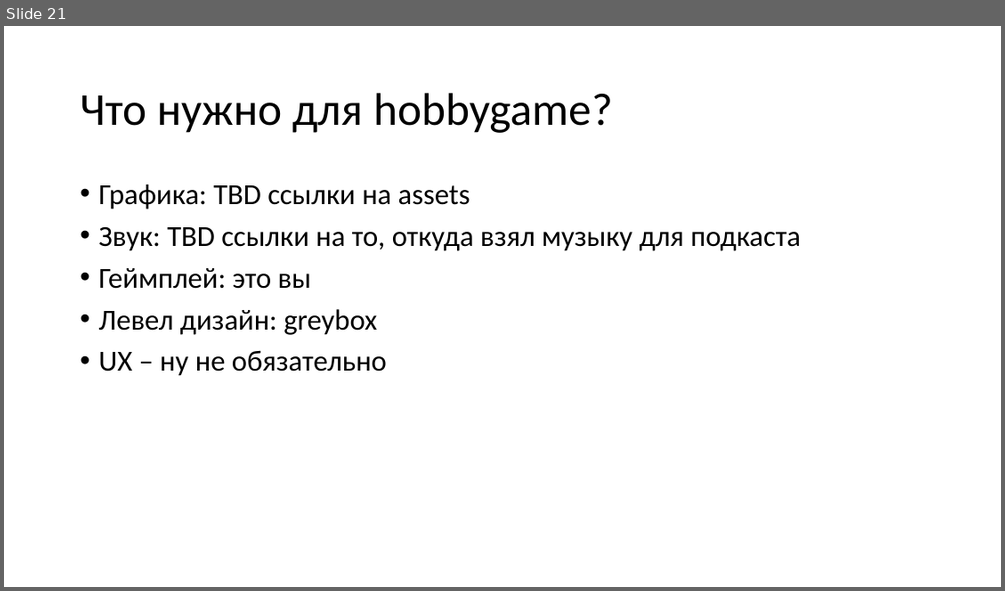
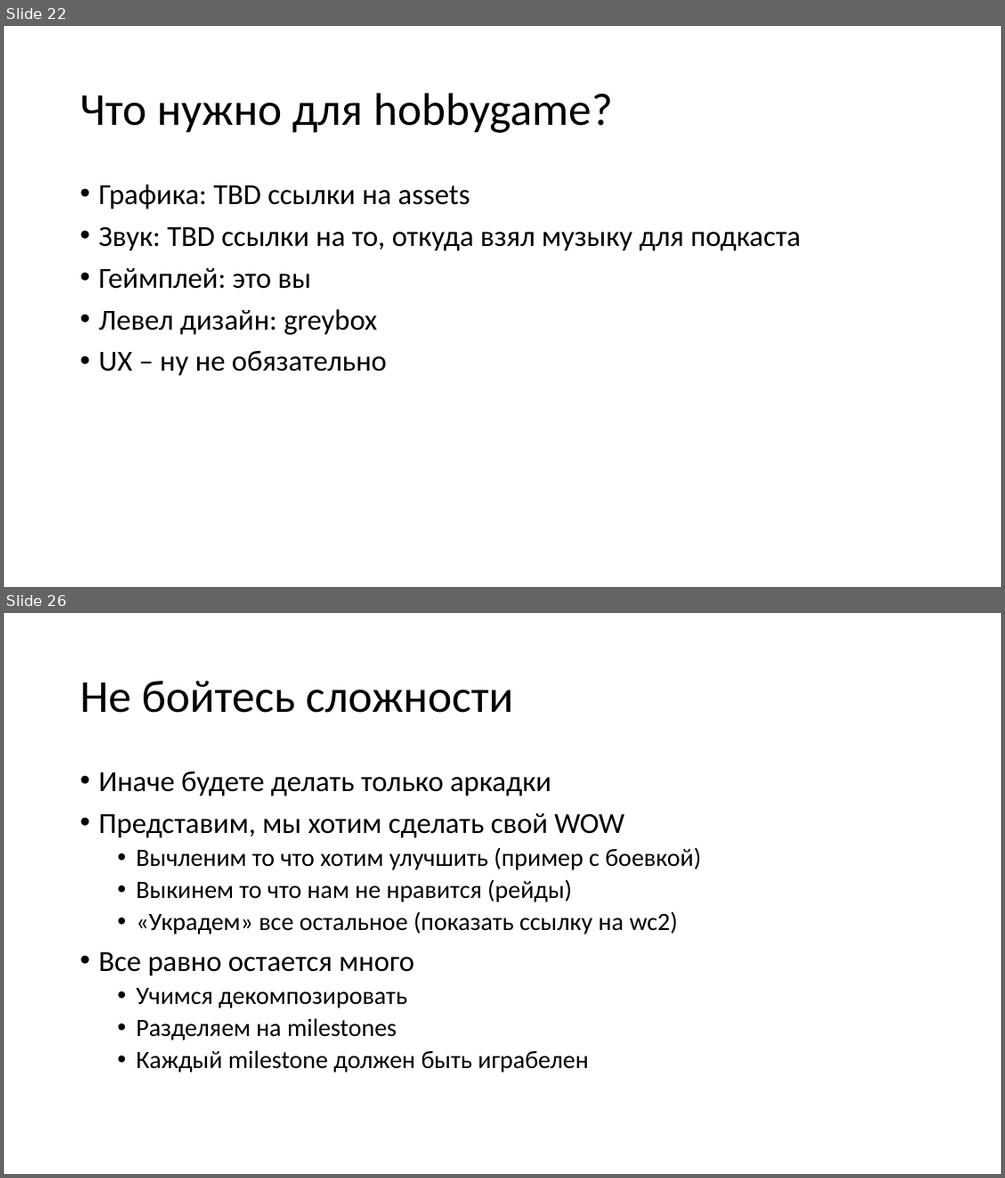
Before and after one commit to kugushev/presentations, a slide deck: 2020_GameDev-As-Hobby/Presentation.pptx. Shown one above the other, each under a label of ours: slide 21 before the commit, slides 22 and 26 after it; the slides between them are not shown. The pictures are 1005x591 and 1005x1178 pixels, drawn with LibreOffice and Linux fonts; fonts in the diff are those of the drawing. Boxes give left, top, right and bottom in pixels: in the first picture for what was removed or moved away, otherwise in the second. Text is boxed around its words. In the diff, an @@ line names an element or a change of style, - is before the commit and + after.

```diff
--- a/2020_GameDev-As-Hobby/Presentation.pptx
+++ b/2020_GameDev-As-Hobby/Presentation.pptx
@@ slide 26 added at [4, 613, 1001, 1174], background #FFFFFF @@
@@ title added at [80, 681, 513, 713], 44 pt, text #000000 @@
+Не бойтесь сложности
@@ text added at [98, 771, 701, 1072], 24 pt, text #000000 @@
+• Иначе будете делать только аркадки
+• Представим, мы хотим сделать свой WOW
+  • Вычленим то что хотим улучшить (пример с боевкой)
+  • Выкинем то что нам не нравится (рейды)
+  • «Украдем» все остальное (показать ссылку на wc2)
+• Все равно остается много
+  • Учимся декомпозировать
+  • Разделяем на milestones
+  • Каждый milestone должен быть играбелен
@@ what was slide 21 is now slide 22 @@
```
Also in this commit, not shown: 11 other slides added.
